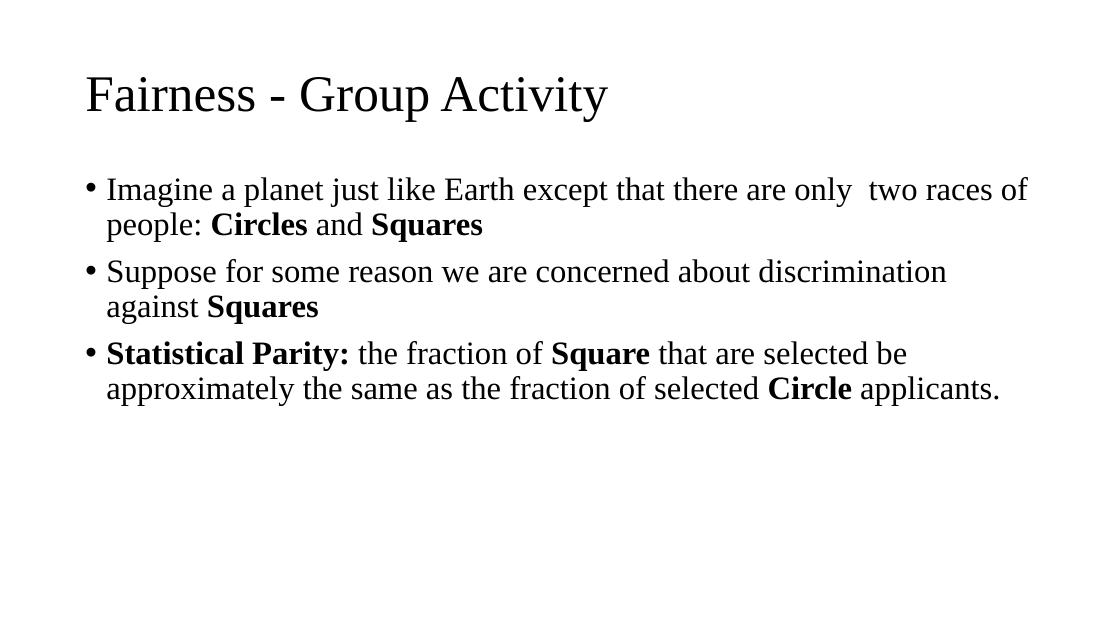
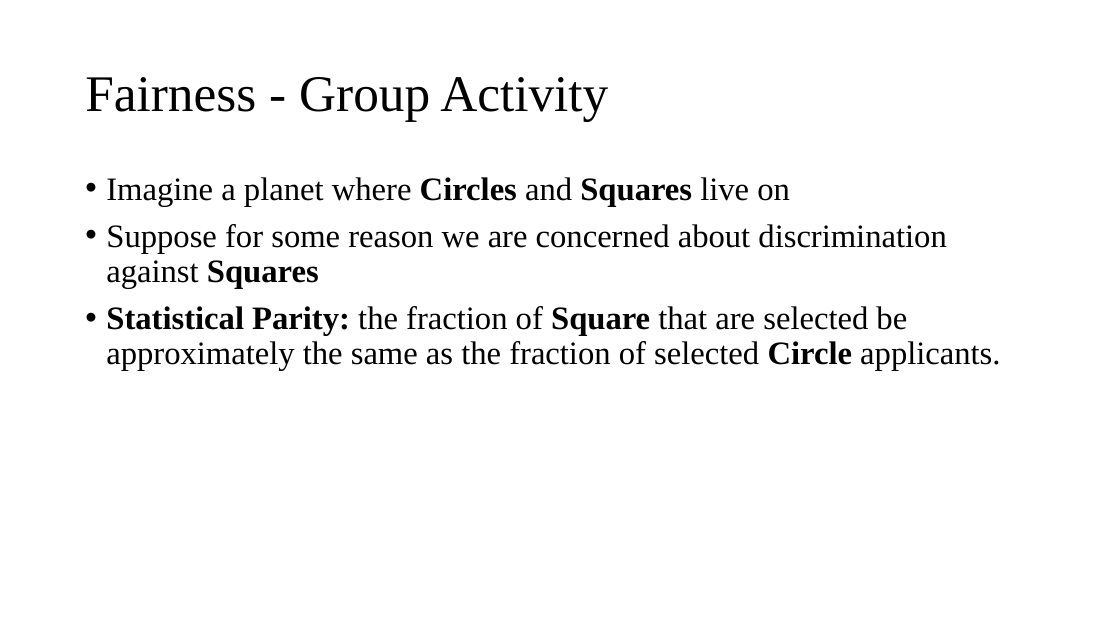
Before and after one commit to Amirosimani/Machine_Learning_Pratt, a slide deck: slide 5 of course slides/week_02.pptx. Drawn at 1120x630 pixels with LibreOffice and Linux fonts; fonts in the diff are those of the drawing. Boxes give left, top, right and bottom in pixels: in the first picture for what was removed or moved away, otherwise in the second. Text is boxed around its words. In the diff, an @@ line names an element or a change of style, - is before the commit and + after.

```diff
--- a/course slides/week_02.pptx
+++ b/course slides/week_02.pptx
@@ text at [106, 177, 790, 206]: text changed @@
-• Imagine a planet just like Earth except that there are only two races of people: Circles and Squares
+• Imagine a planet where Circles and Squares live on
```
Also in this commit, not shown: 1 other slide changed, 5 other files.
